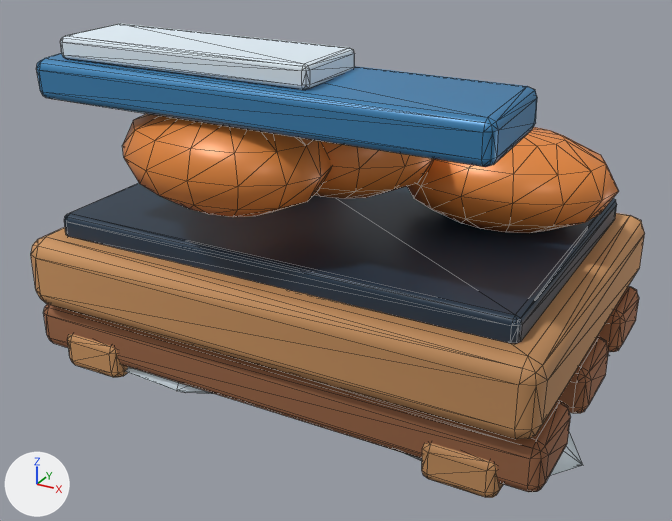
A saved change to the glTF model HavenlineGodot/assets/stations_v2/cooked_food_stack.glb.
Both versions are drawn from a 50 mm camera at (1.029, -1.927, 1.232) aimed at (0.016, -0.084, 0.31). Every picture has the same lights, and +X, +Y and +Z are marked at lower left. The picture after the commit comes second. Mesh edges are drawn as thin lines. Vertices at exactly the same position are counted once.

The first picture shows 'cooked_food_stack'.
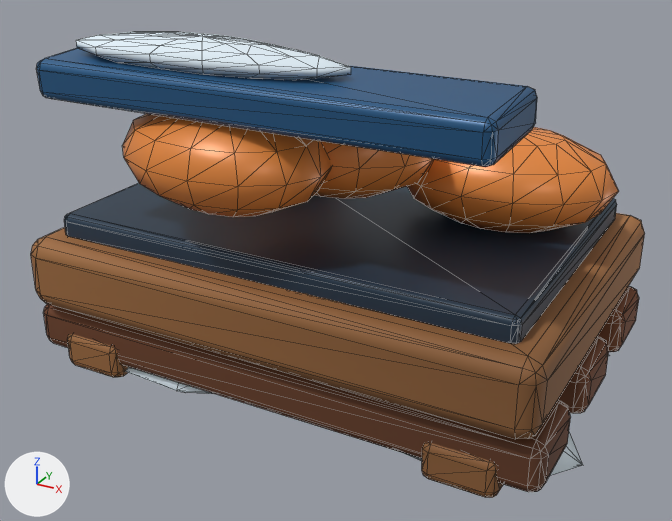
The change in detail:
me_cooked_food_stack is used by ob_cooked_food_stack; location (0.0, 0.0, 0.0).
me_cooked_food_stack had 1017 vertices, 1939 faces and spanned x -0.703..0.7, y -0.521..0.46, z -0.01..0.87.
me_cooked_food_stack now has 1595 vertices, 2959 faces and spans x -0.703..0.7, y -0.521..0.46, z -0.01..0.881.
me_cooked_food_stack part 1: the loose piece of 56 vertices spanning x -0.47..0.15, y -0.44..-0.24, z 0.82..0.87 is rebuilt with 86 vertices and now spans x -0.468..0.189, y -0.435..-0.233, z 0.809..0.881.
me_cooked_food_stack part 2: 756 kept faces spanning x -0.662..0.662, y -0.466..0.46, z 0.025..0.83 get new vertex colours.
Other edits to the shape of me_cooked_food_stack do not show in these pictures.

What differs and where, as boxes [x1, y1, x2, y2] in the pictures (672 x 521 px):
'cooked_food_stack', reshaped
    before: [31, 23, 645, 498]
    after: [31, 32, 645, 498]
part 1 of me_cooked_food_stack, rebuilt (7% narrower, 28% shorter)
    before: [60, 23, 355, 90]
    after: [76, 32, 351, 80]
part 2 of me_cooked_food_stack, recoloured (darker)
    both: [31, 53, 645, 498]
